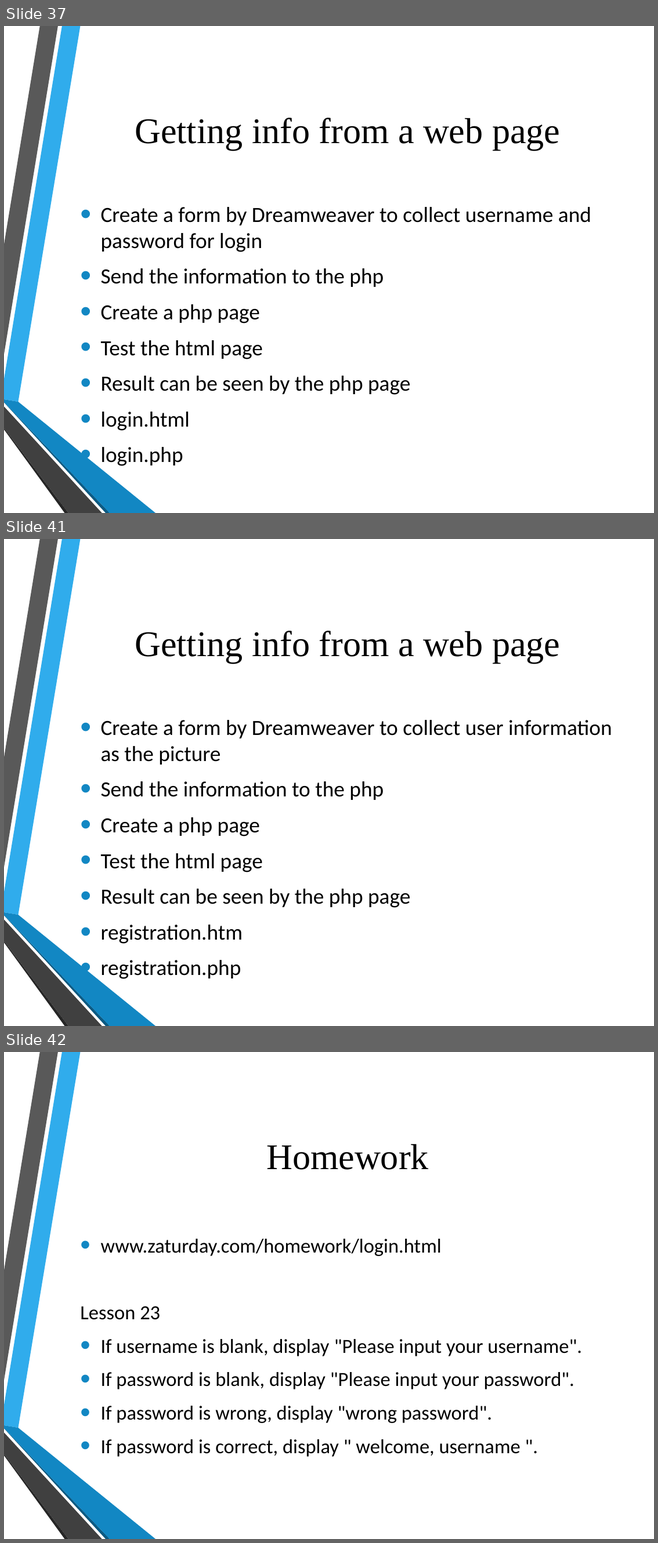
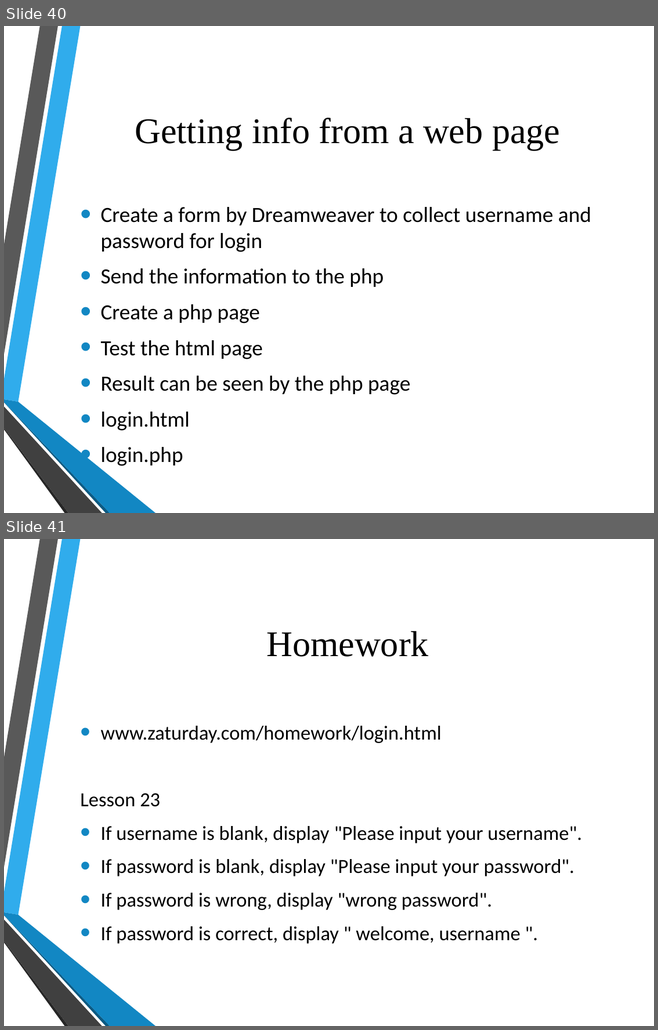
Before and after one commit to hatted/fevaworks-php, a slide deck: php-fw4/lesson4.pptx. Shown one above the other, each under a label of ours: slides 37, 41 and 42 before the commit, slides 40 and 41 after it; the slides between them are not shown. The pictures are 658x1543 and 658x1030 pixels, drawn with LibreOffice and Linux fonts; fonts in the diff are those of the drawing; background and template pictures are left out. Boxes give left, top, right and bottom in pixels: in the first picture for what was removed or moved away, otherwise in the second. Text is boxed around its words. In the diff, an @@ line names an element or a change of style, - is before the commit and + after.

```diff
--- a/php-fw4/lesson4.pptx
+++ b/php-fw4/lesson4.pptx
@@ slide 41 removed at (x1=4, y1=539, x2=654, y2=1026), background picture (left out); not listed: 6 template elements that a slide beside it also shows @@
@@ title removed at (x1=134, y1=631, x2=560, y2=663) @@
-Getting info from a web page
@@ text removed at (x1=101, y1=720, x2=612, y2=944) @@
-• Create a form by Dreamweaver to collect user information as the picture
-• Send the information to the php
-• Create a php page
-• Test the html page
-• Result can be seen by the php page
-• registration.htm
-• registration.php
@@ what was slide 37 is now slide 40 @@
@@ what was slide 42 is now slide 41 @@
```
Also in this commit, not shown: 3 slides changed, 1 other file.
